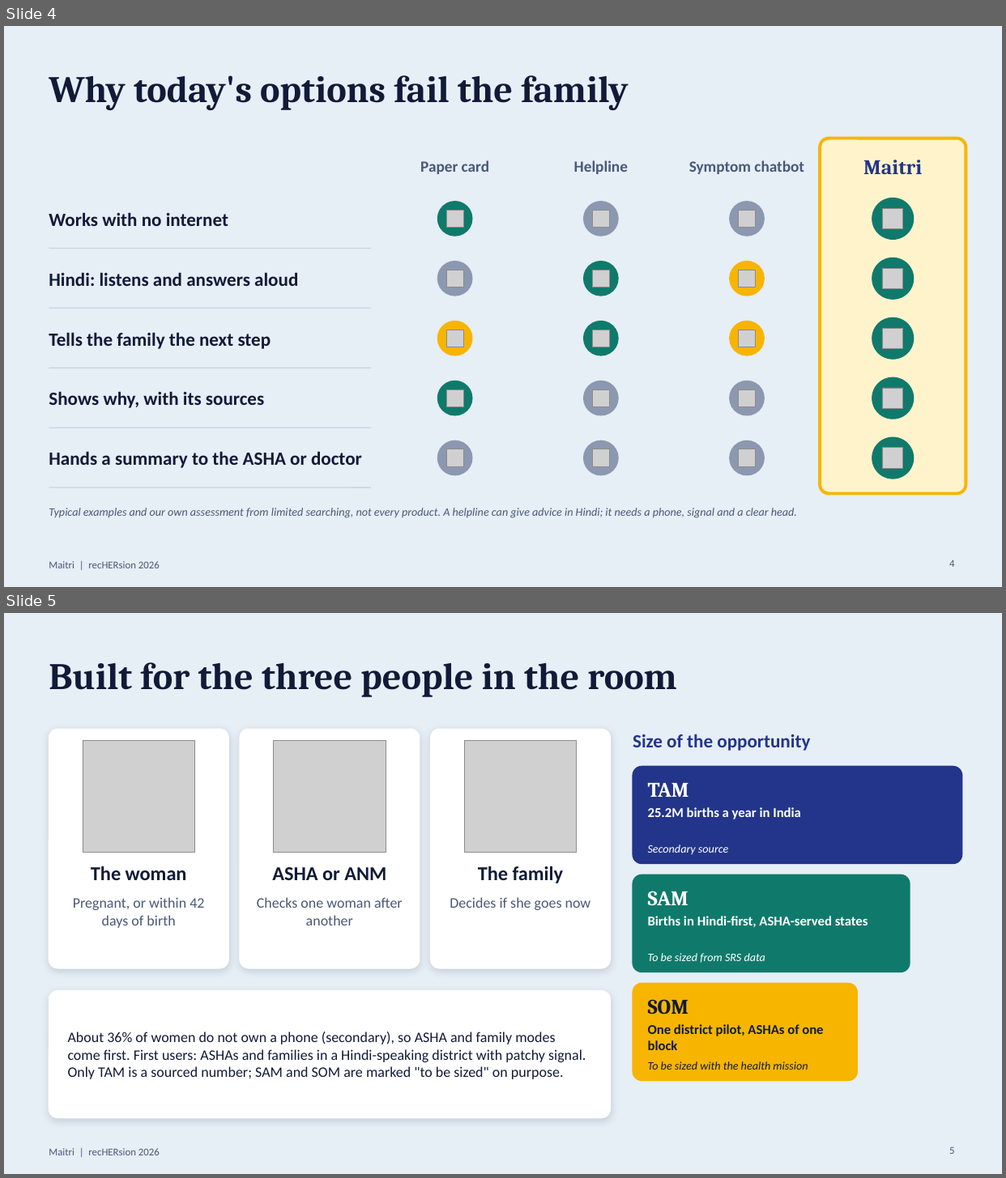
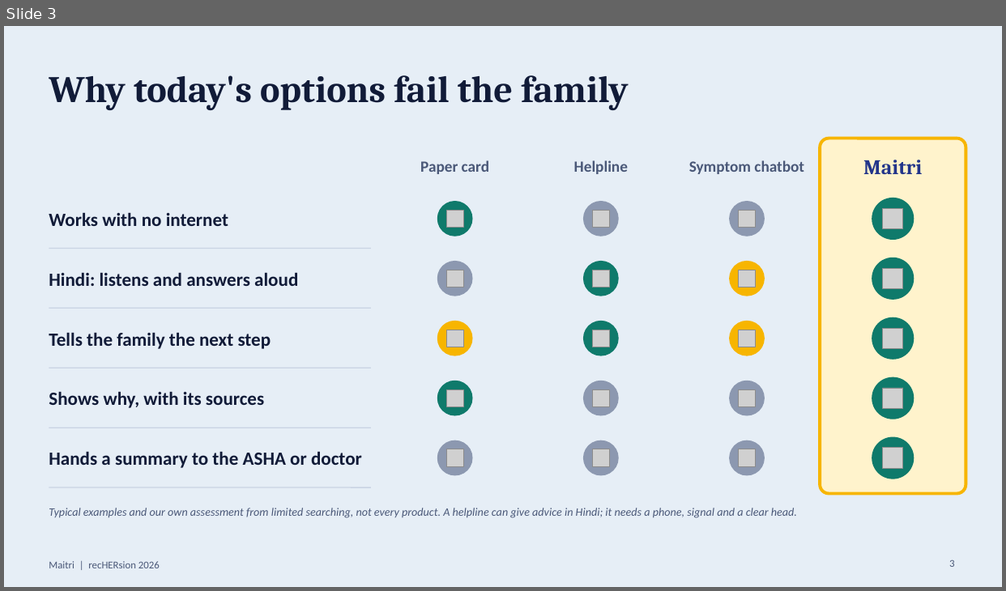
Before and after one commit to aafreenzy/maitri, a slide deck: docs/Maitri-recHERsion-2026-final.pptx. Shown one above the other, each under a label of ours: slides 4 and 5 before the commit, slide 3 after it. The pictures are 1006x1178 and 1006x591 pixels, drawn with LibreOffice and Linux fonts; fonts in the diff are those of the drawing; grey boxes stand for pictures. Boxes give left, top, right and bottom in pixels: in the first picture for what was removed or moved away, otherwise in the second. Text is boxed around its words. In the diff, an @@ line names an element or a change of style, - is before the commit and + after.

```diff
--- a/docs/Maitri-recHERsion-2026-final.pptx
+++ b/docs/Maitri-recHERsion-2026-final.pptx
@@ slide 5 removed at [4,613,1002,1174], background #E6EEF6; not listed: 1 template element that a slide beside it also shows @@
@@ text removed at [49,662,676,697] @@
-Built for the three people in the room
@@ rounded rectangle removed at [49,729,228,969] @@
@@ rounded rectangle removed at [240,729,420,969] @@
@@ rounded rectangle removed at [431,729,611,969] @@
@@ picture removed at [83,740,195,853] @@
@@ picture removed at [274,740,386,853] @@
@@ picture removed at [464,740,577,853] @@
@@ text removed at [633,735,810,751] @@
-Size of the opportunity
@@ rounded rectangle removed at [633,766,962,864] @@
@@ text removed at [648,782,689,797] @@
-TAM
@@ text removed at [648,807,801,820] @@
-25.2M births a year in India
@@ text removed at [648,845,728,855] @@
-Secondary source
@@ text removed at [91,867,187,880] @@
-The woman
@@ text removed at [272,867,386,880] @@
-ASHA or ANM
@@ text removed at [478,867,564,884] @@
-The family
@@ rounded rectangle removed at [633,875,910,973] @@
@@ text removed at [73,897,204,928] @@
-Pregnant, or within 42 days of birth
@@ text removed at [257,897,403,926] @@
-Checks one woman after another
@@ text removed at [450,897,591,910] @@
-Decides if she goes now
@@ text removed at [648,891,688,905] @@
-SAM
@@ text removed at [648,916,868,927] @@
-Births in Hindi-first, ASHA-served states
@@ text removed at [648,953,765,963] @@
-To be sized from SRS data
@@ rounded rectangle removed at [49,991,611,1118] @@
@@ rounded rectangle removed at [633,983,858,1081] @@
@@ text removed at [648,999,688,1015] @@
-SOM
@@ text removed at [648,1024,823,1050] @@
-One district pilot, ASHAs of one block
@@ text removed at [68,1032,586,1080] @@
-About 36% of women do not own a phone (secondary), so ASHA and family modes come first. First users: ASHAs and families in a Hindi-speaking district with patchy signal. Only TAM is a sourced number; SAM and SOM are marked "to be sized" on purpose.
@@ text removed at [648,1062,808,1070] @@
-To be sized with the health mission
@@ page number removed at [949,1148,954,1154] @@
-5
@@ what was slide 4 is now slide 3 @@
@@ page number at [949,560,954,567]: text changed @@
-4
+3
```
Also in this commit, not shown: 7 slides changed, 8 other slides removed, 4 other files.
